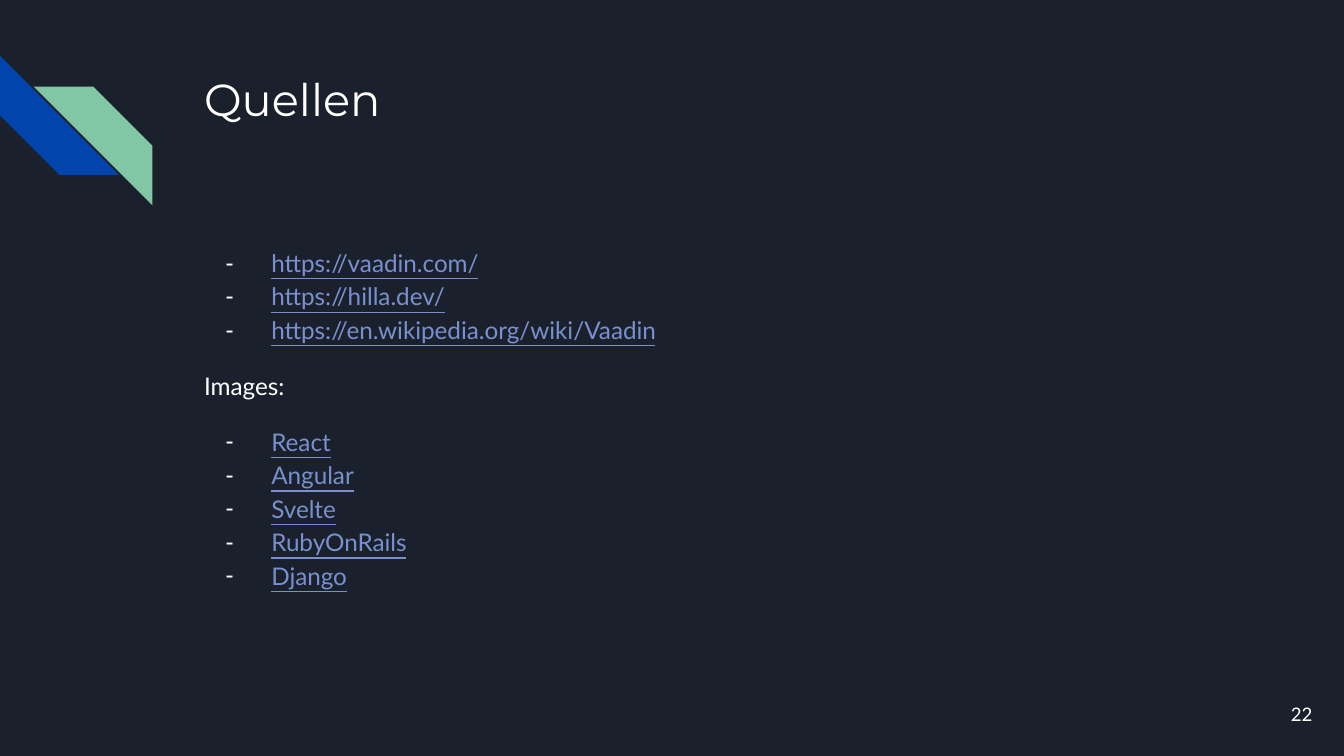
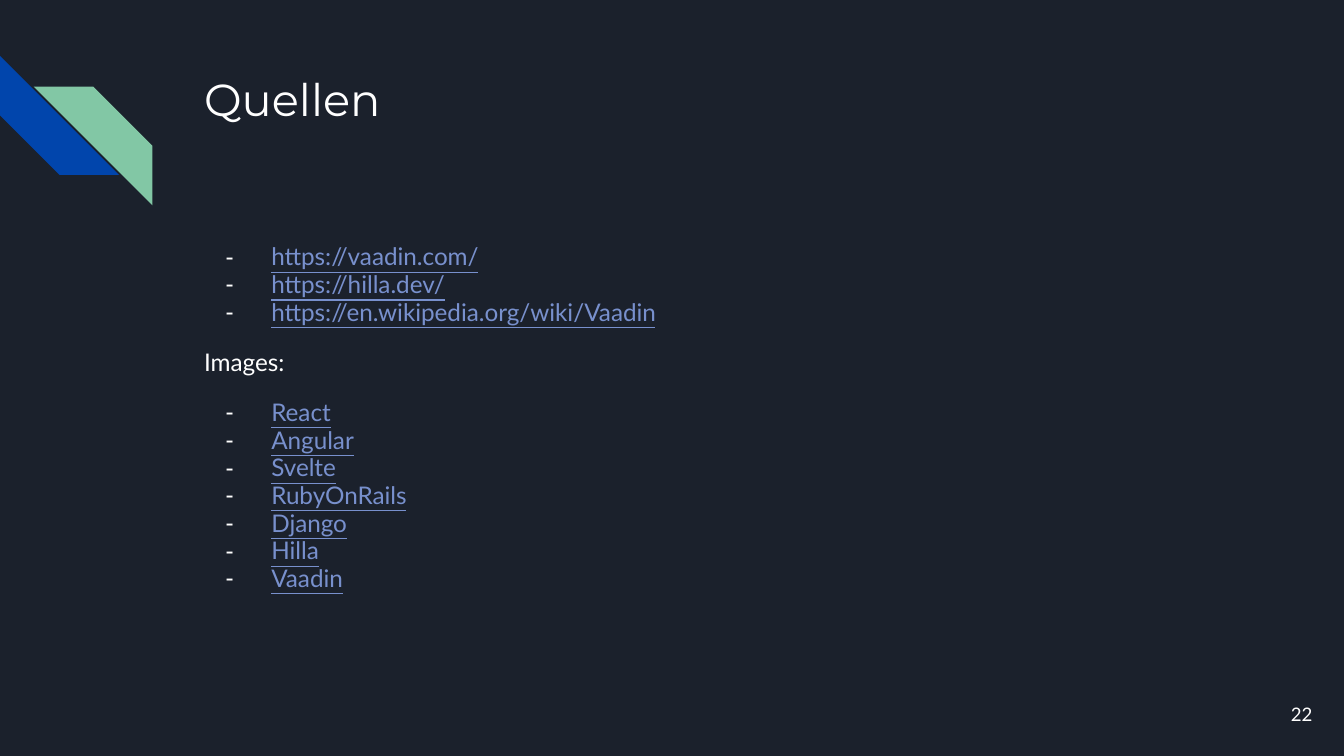
Before and after one commit to Raboro/dhbwka-software-engineering-vaadin, a slide deck: slide 22 of Vaadin.pptx. Drawn at 1344x756 pixels with LibreOffice and Linux fonts; fonts in the diff are those of the drawing. Boxes give left, top, right and bottom in pixels: in the first picture for what was removed or moved away, otherwise in the second. Text is boxed around its words. In the diff, an @@ line names an element or a change of style, - is before the commit and + after.

Commit message:
added image sources & fixed typo

```diff
--- a/Vaadin.pptx
+++ b/Vaadin.pptx
@@ text at bbox=[204, 247, 656, 537]: line spacing 1.15 to 0.95 @@
@@ text at bbox=[271, 538, 343, 587]: paragraphs added @@
+– Hilla
+– Vaadin
```
Also in this commit, not shown: 1 other slide changed, 1 other file.
